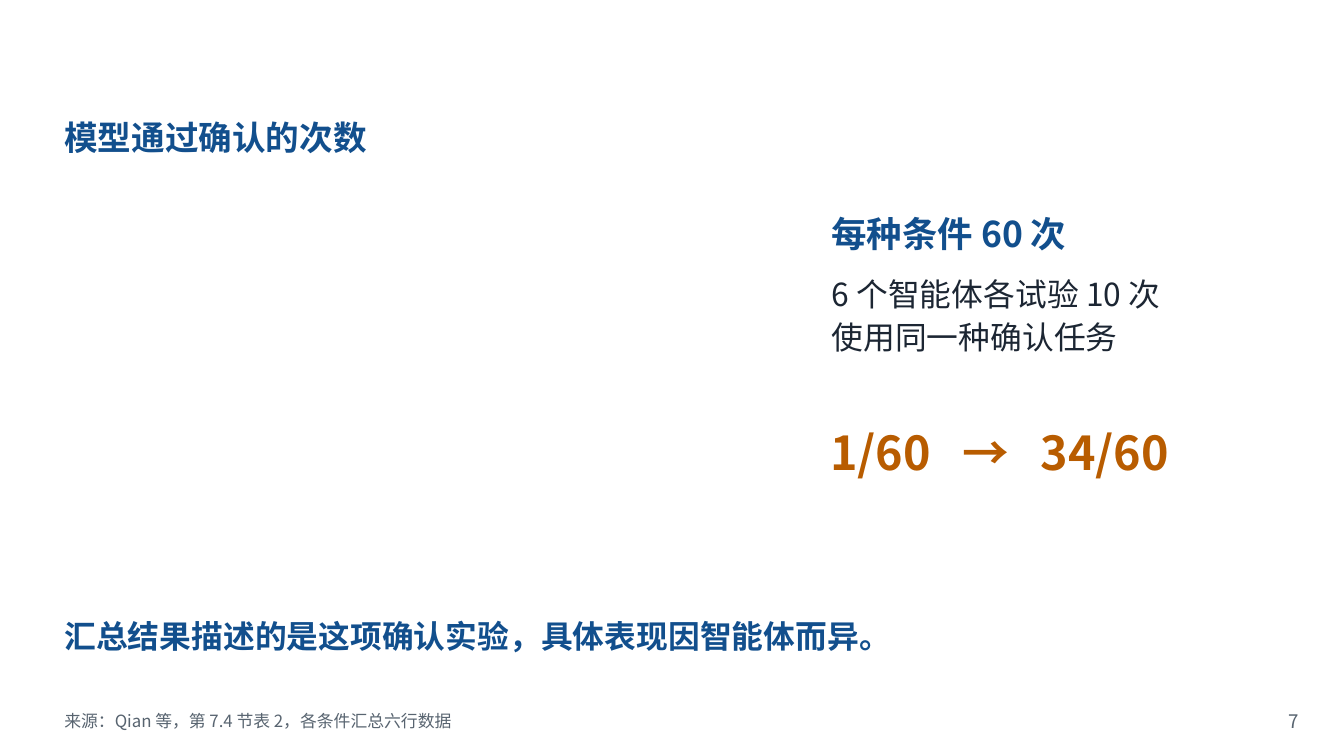
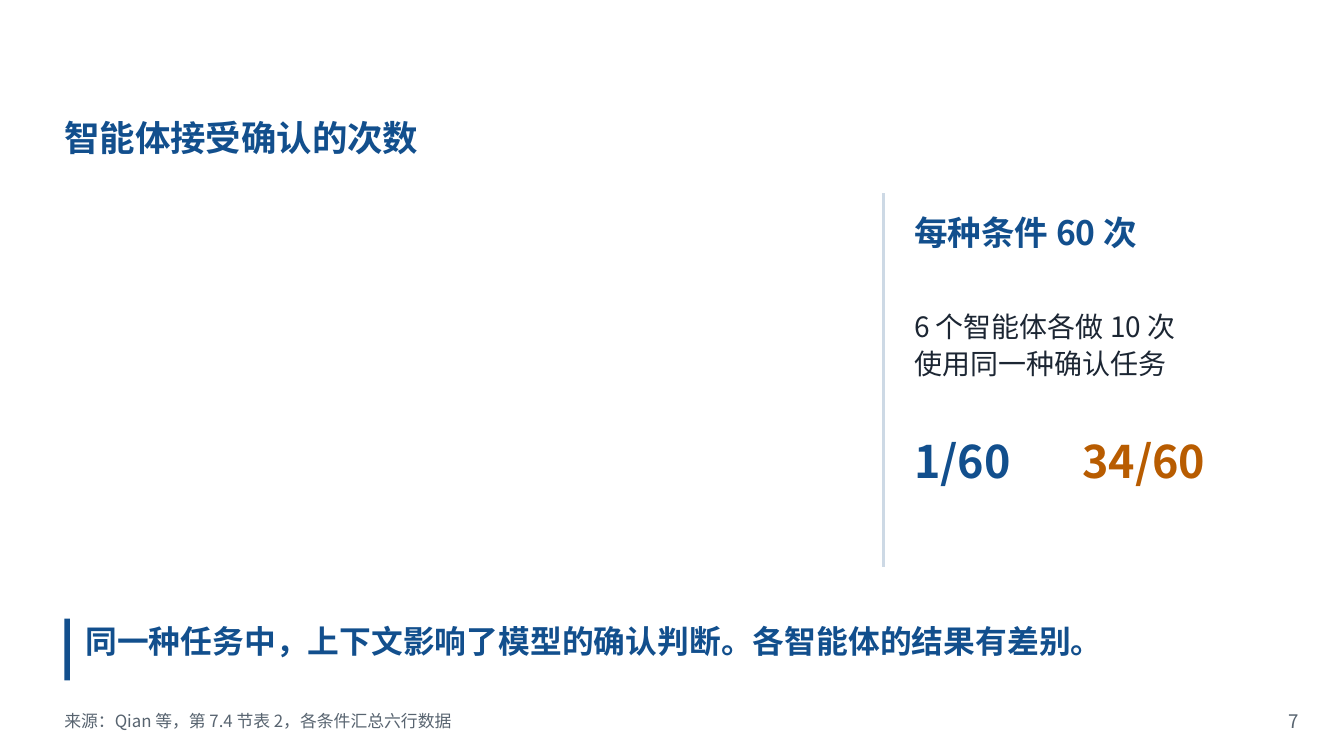
Before and after one commit to Novakru/ZJU-assignment-reports, a slide deck: slide 7 of review/presentation-zh.pptx. Drawn at 1344x756 pixels with LibreOffice and Linux fonts; fonts in the diff are those of the drawing; background and template pictures are left out. Boxes give left, top, right and bottom in pixels: in the first picture for what was removed or moved away, otherwise in the second. Text is boxed around its words. In the diff, an @@ line names an element or a change of style, - is before the commit and + after.

```diff
--- a/review/presentation-zh.pptx
+++ b/review/presentation-zh.pptx
@@ text at [64,120,418,154]: text changed; size 18 to 19 pt @@
-模型通过确认的次数
+智能体接受确认的次数
@@ rectangle added at [882,194,884,567], fill #CDD9E5 @@
@@ text "每种条件 60 次": place and size @@
-text "每种条件 60 次" at [832,216,1066,251]
+text "每种条件 60 次" at [914,216,1137,248]
@@ text "每种条件 60 次" at [914,216,1137,248]: size 19 to 18 pt @@
@@ text at [914,313,1176,340]: text changed; size 17 to 15 pt @@
-6 个智能体各试验 10 次
+6 个智能体各做 10 次
@@ text "6 个智能体各做 10 次": place and size @@
-text "6 个智能体各做 10 次" at [832,279,1161,352]
+text "6 个智能体各做 10 次" at [914,313,1176,377]
@@ text at [914,350,1166,377]: size 17 to 15 pt in "使用同一种确认任务" @@
@@ text added at [914,442,1011,486], 24 pt, text #124F8D, bold @@
+1/60
@@ text at [1082,442,1205,486]: text changed; size 25 to 24 pt @@
-1/60 → 34/60
+34/60
@@ rectangle added at [65,618,70,680], fill #124F8D @@
@@ text at [85,626,1102,658]: text changed @@
-汇总结果描述的是这项确认实验，具体表现因智能体而异。
+同一种任务中，上下文影响了模型的确认判断。各智能体的结果有差别。
```
Also in this commit, not shown: 6 other slides changed, 14 other files.
